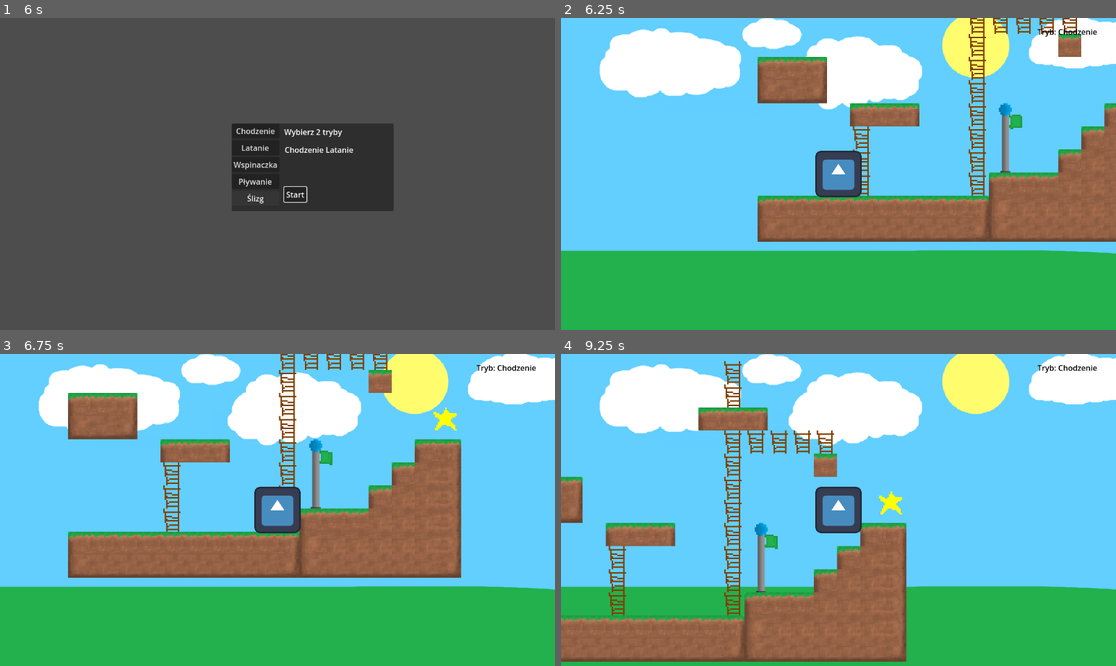
Above: before the commit, frames 1-4 (two rows, left to right).
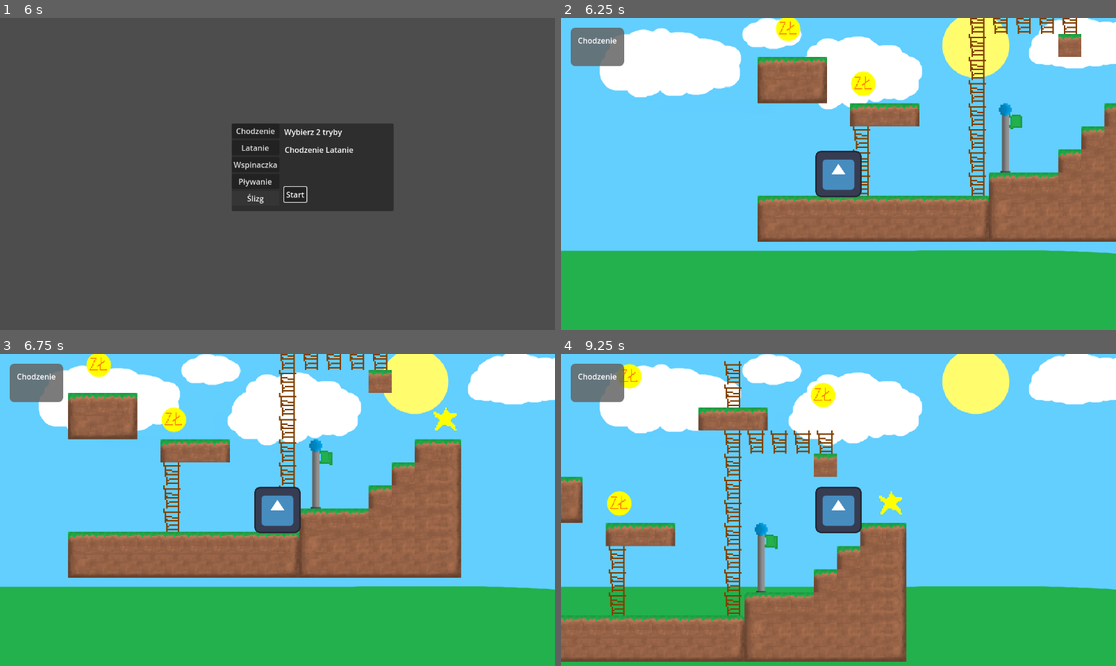
Above: after the commit, the same moments.

Repository: michalherbut2/super-skok
Game: Godot game, scene res://scenes/MainMenu.tscn
The game is run twice, just before and just after one commit, with the same random seed, the same clock (stepped at 60 frames per second) and the same inputs. The engine's default icon, where the game draws it, is replaced by a stand-in: a white triangle on a blue panel in a dark square.
Inputs:
- Up to frame 1 (6 s): click "Start" at 0.5 s; click "Start" at 1.25 s; click "Chodzenie" at 2 s; click "Latanie" at 2.75 s; click "Wspinaczka" at 3.5 s; click "Pływanie" at 4.25 s; click "Ślizg" at 5 s; tap Enter at 5.75 s; hold D (move_right) from 5.78 s (still down); tap Tab (switch_mode) at 5.85 s
- Up to frame 2 (6.25 s): keep holding D (move_right); tap Space (jump) at 6.02 s
- Up to frame 3 (6.75 s): keep holding D (move_right); tap E (use) at 6.6 s
- Up to frame 4 (9.25 s): tap Space (jump) at 6.77, 8.27, 9.02 s; release D (move_right) at 7.28 s; hold A (move_left) 7.28-8.03 s; tap Tab (switch_mode) at 7.35, 8.85 s; hold D (move_right) from 8.03 s (still down); tap E (use) at 8.1 s

Frame 1 is identical in both runs. In frame 2, 1.9% of the frame differs, in the area x 1-97%, y 0-26%; in frame 3, 1.9%; in frame 4, 2.1%, in the area x 1-97%, y 3-53%.

Commit message:
add coins

Diff:
--- a/scenes/HUD.tscn
+++ b/scenes/HUD.tscn
@@ -1,18 +1,50 @@
-[gd_scene format=3 uid="uid://cl7bxjk6vcmgr"]
+[gd_scene load_steps=3 format=3 uid="uid://cl7bxjk6vcmgr"]
+
+[ext_resource type="Script" uid="uid://ckql0bgxmxvrh" path="res://scripts/hud.gd" id="1_qpvh6"]
+
+[sub_resource type="StyleBoxFlat" id="StyleBoxFlat_qpvh6"]
+content_margin_left = 15.0
+content_margin_top = 15.0
+content_margin_right = 15.0
+content_margin_bottom = 15.0
+bg_color = Color(0.39, 0.39, 0.39, 0.84705883)
+corner_radius_top_left = 10
+corner_radius_top_right = 10
+corner_radius_bottom_right = 10
+corner_radius_bottom_left = 10
 
 [node name="HUD" type="CanvasLayer"]
+script = ExtResource("1_qpvh6")
 
-[node name="Control" type="Control" parent="."]
-layout_mode = 3
-anchors_preset = 0
+[node name="MarginContainer" type="MarginContainer" parent="."]
 offset_right = 40.0
 offset_bottom = 40.0
+theme_override_constants/margin_left = 20
+theme_override_constants/margin_top = 20
 
-[node name="Label" type="Label" parent="Control"]
-layout_mode = 0
-offset_left = 989.0
-offset_top = 17.0
-offset_right = 1029.0
-offset_bottom = 40.0
-theme_override_colors/font_color = Color(0, 0, 0, 1)
-text = "elo"
+[node name="PanelContainer" type="PanelContainer" parent="MarginContainer"]
+layout_mode = 2
+theme_override_styles/panel = SubResource("StyleBoxFlat_qpvh6")
+
+[node name="VBoxContainer" type="VBoxContainer" parent="MarginContainer/PanelContainer"]
+layout_mode = 2
+
+[node name="HBoxContainer_Mode" type="HBoxContainer" parent="MarginContainer/PanelContainer/VBoxContainer"]
+layout_mode = 2
+
+[node name="IconMode" type="Label" parent="MarginContainer/PanelContainer/VBoxContainer/HBoxContainer_Mode"]
+visible = false
+layout_mode = 2
+
+[node name="LabelMode" type="Label" parent="MarginContainer/PanelContainer/VBoxContainer/HBoxContainer_Mode"]
+layout_mode = 2
+
+[node name="HBoxContainer_Coins" type="HBoxContainer" parent="MarginContainer/PanelContainer/VBoxContainer"]
+layout_mode = 2
+
+[node name="IconCoin" type="Label" parent="MarginContainer/PanelContainer/VBoxContainer/HBoxContainer_Coins"]
+visible = false
+layout_mode = 2
+
+[node name="LabelCoin" type="Label" parent="MarginContainer/PanelContainer/VBoxContainer/HBoxContainer_Coins"]
+layout_mode = 2
--- /dev/null
+++ b/scenes/coin.tscn
@@ -0,0 +1,20 @@
+[gd_scene load_steps=4 format=3 uid="uid://cau076kcln27v"]
+
+[ext_resource type="Script" uid="uid://klilawkbgk3m" path="res://scripts/coin.gd" id="1_i64fm"]
+[ext_resource type="Texture2D" uid="uid://iprqtspw60gw" path="res://sprites/coin.png" id="2_11l1o"]
+
+[sub_resource type="CircleShape2D" id="CircleShape2D_d14el"]
+
+[node name="Coin" type="Area2D" groups=["coins"]]
+script = ExtResource("1_i64fm")
+
+[node name="CollisionShape2D" type="CollisionShape2D" parent="."]
+shape = SubResource("CircleShape2D_d14el")
+
+[node name="Sprite2D" type="Sprite2D" parent="."]
+scale = Vector2(0.5, 0.5)
+texture = ExtResource("2_11l1o")
+
+[node name="AudioStreamPlayer2D" type="AudioStreamPlayer2D" parent="."]
+
+[connection signal="body_entered" from="." to="." method="_on_body_entered"]
--- a/scenes/level_0.tscn
+++ b/scenes/level_0.tscn
@@ -10,6 +10,7 @@
 [ext_resource type="Texture2D" uid="uid://c4ickeqgasjex" path="res://sprites/Background.png" id="8_qjcqe"]
 [ext_resource type="AudioStream" uid="uid://c6fvme83ml5le" path="res://music/level0.mp3" id="9_jv3i5"]
 [ext_resource type="PackedScene" uid="uid://d21ixtryatyfw" path="res://scenes/death_zone.tscn" id="10_ll25s"]
+[ext_resource type="PackedScene" uid="uid://cau076kcln27v" path="res://scenes/coin.tscn" id="11_sk60w"]
 
 [sub_resource type="TileSetAtlasSource" id="TileSetAtlasSource_rhhhf"]
 texture = ExtResource("5_5nv5w")
@@ -125,3 +126,18 @@
 [node name="DeathZone_top" parent="." instance=ExtResource("10_ll25s")]
 position = Vector2(159.99997, -234.00003)
 rotation = -3.1415927
+
+[node name="Coin" parent="." instance=ExtResource("11_sk60w")]
+position = Vector2(74, -94)
+
+[node name="Coin2" parent="." instance=ExtResource("11_sk60w")]
+position = Vector2(22, -132)
+
+[node name="Coin3" parent="." instance=ExtResource("11_sk60w")]
+position = Vector2(151, -208)
+
+[node name="Coin4" parent="." instance=ExtResource("11_sk60w")]
+position = Vector2(215, -169)
+
+[node name="Coin5" parent="." instance=ExtResource("11_sk60w")]
+position = Vector2(81, -182)
--- a/scenes/star.gd
+++ b/scenes/star.gd
@@ -7,10 +7,17 @@
 func _on_body_entered(body):
 	# Sprawdź, czy to gracz
 	if body.is_in_group("player"):
-		print("Przechodzę do następnego poziomu!")
+		# Sprawdź, ile monet zostało na mapie
+		var remaining_coins = get_tree().get_nodes_in_group("coins")
 
-		# Opcjonalnie: Zapisz grę lub stan w GameManager
-		# ...
+		if remaining_coins.size() == 0:
+			# --- WSZYSTKO ZEBRANE ---
+			print("Brawo! Wszystkie monety zebrane. Przechodzę dalej.")
+			call_deferred("_change_level")
+		else:
+			# --- CZEGOŚ BRAKUJE ---
+			print("Drzwi zamknięte! Pozostało monet: ", remaining_coins.size())
+			# Tutaj możesz wyświetlić dymek z tekstem nad gwiazdką, np. "Zbierz resztę monet!"
 
-		# Załaduj następny poziom
-		get_tree().change_scene_to_file(next_level_path)
+func _change_level():
+	get_tree().change_scene_to_file(next_level_path)
--- a/scripts/GameManager.gd
+++ b/scripts/GameManager.gd
@@ -1,5 +1,10 @@
 # GameManager.gd
 extends Node
+
+signal coins_updated(collected, total) # Sygnał dla HUD
+
+var total_coins = 0
+var collected_coins = 0
 
 # PRZENOSIMY ENUM TUTAJ - to jest teraz globalna definicja
 # WALK = 0, FLY = 1, CLIMB = 2, SWIM = 3, SLIDE = 4
@@ -43,3 +48,13 @@
 		current_mode = selected_modes[0]
 
 	print("GameManager: Przełączono tryb na: ", MovementMode.keys()[current_mode])
+
+func reset_coins():
+	collected_coins = 0
+	total_coins = get_tree().get_nodes_in_group("coins").size()
+	emit_signal("coins_updated", collected_coins, total_coins)
+
+func collect_coin():
+	collected_coins += 1
+	emit_signal("coins_updated", collected_coins, total_coins)
+	print("Zebrano monetę! Stan: ", collected_coins, "/", total_coins)
--- /dev/null
+++ b/scripts/coin.gd
@@ -0,0 +1,16 @@
+# Coin.gd
+extends Area2D
+
+func _on_body_entered(body):
+	if body.is_in_group("player"):
+		# Powiadom menedżera
+		GameManager.collect_coin()
+
+		# Opcjonalnie: Tu dodaj dźwięk zbierania ($AudioStreamPlayer.play())
+		print("Moneta zebrana!")
+
+		# Efekt dźwiękowy i usunięcie
+		$AudioStreamPlayer2D.play()
+
+		# Usuń monetę ze świata
+		queue_free()
--- /dev/null
+++ b/scripts/hud.gd
@@ -0,0 +1,59 @@
+# HUD.gd
+extends CanvasLayer
+
+@onready var mode_label = $MarginContainer/PanelContainer/VBoxContainer/HBoxContainer_Mode/LabelMode
+@onready var mode_icon = $MarginContainer/PanelContainer/VBoxContainer/HBoxContainer_Mode/IconMode
+@onready var coin_label = $MarginContainer/PanelContainer/VBoxContainer/HBoxContainer_Coins/LabelCoin
+
+# Słownik ikon (jeśli używasz Labeli z emoji jako ikon)
+var mode_icons = {
+	GameManager.MovementMode.WALK: "🏃‍♂️",
+	GameManager.MovementMode.FLY: "🎈",
+	GameManager.MovementMode.CLIMB: "🧗",
+	GameManager.MovementMode.SWIM: "🏊",
+	GameManager.MovementMode.SLIDE: "🧊"
+}
+
+func _ready():
+	# 1. Policz monety na starcie poziomu
+	# Musimy poczekać ułamek sekundy, aż cała mapa się załaduje
+	await get_tree().process_frame
+	GameManager.reset_coins()
+
+	# 2. Podłącz się pod sygnał zmiany monet
+	GameManager.coins_updated.connect(_on_coins_updated)
+
+	# 3. Odśwież tryb na start
+	update_mode_display()
+
+func _process(delta):
+	# Sprawdzamy czy tryb się zmienił (prosty sposób)
+	# Można to też zrobić na sygnałach, ale w _process jest łatwiej na początek
+	update_mode_display()
+
+func update_mode_display():
+	var current = GameManager.current_mode
+	var mode_name = GameManager.all_mode_names[current]
+
+	mode_label.text = mode_name
+
+	# Jeśli używasz Labela jako ikony:
+	if mode_icon is Label:
+		mode_icon.text = mode_icons.get(current, "❓")
+
+	# Opcjonalnie: Zmień kolor tekstu w zależności od trybu
+	match current:
+		GameManager.MovementMode.FLY: mode_label.modulate = Color.SKY_BLUE
+		GameManager.MovementMode.CLIMB: mode_label.modulate = Color.SADDLE_BROWN
+		GameManager.MovementMode.SWIM: mode_label.modulate = Color.AQUA
+		_: mode_label.modulate = Color.WHITE
+
+func _on_coins_updated(collected, total):
+	# Formatowanie tekstu: "3 / 10"
+	coin_label.text = str(collected) + " / " + str(total)
+
+	# --- EFEKT "JUICE" (SOCZYSTOŚĆ) ---
+	# Powiększ tekst na chwilę, gdy zbierzesz monetę (prosta animacja)
+	var tween = create_tween()
+	coin_label.scale = Vector2(1.5, 1.5) # Powiększ
+	tween.tween_property(coin_label, "scale", Vector2(1.0, 1.0), 0.2) # Wróć do normy
--- a/scripts/player.gd
+++ b/scripts/player.gd
@@ -202,3 +202,16 @@
 	# Na razie "fałszywa" funkcja – zawsze zwraca false,
 	# ale możesz ją podpiąć do obszaru "wody"
 	return false
+
+func _update_coin_counter():
+	# Pobierz liczbę monet z grupy
+	var coins_left = get_tree().get_nodes_in_group("coins").size()
+
+	# Znajdź Label w HUD (dostosuj ścieżkę do swojego HUD)
+	# Załóżmy, że masz w HUD nowy Label o nazwie "CoinLabel"
+	var coin_label = get_node_or_null(hud_node_path).get_node_or_null("Control/CoinLabel")
+
+	if coin_label:
+		coin_label.text = "Monety do zebrania: " + str(coins_left)
+
+# I wywołuj to w _physics_process lub po zebraniu monety
Not shown: 1 places in scenes/level_0.tscn that only renumber resources
Not shown, added: scripts/coin.gd.uid
Not shown, added: scripts/hud.gd.uid
Binary file added: sprites/coin.png
Not shown, added: sprites/coin.png.import
